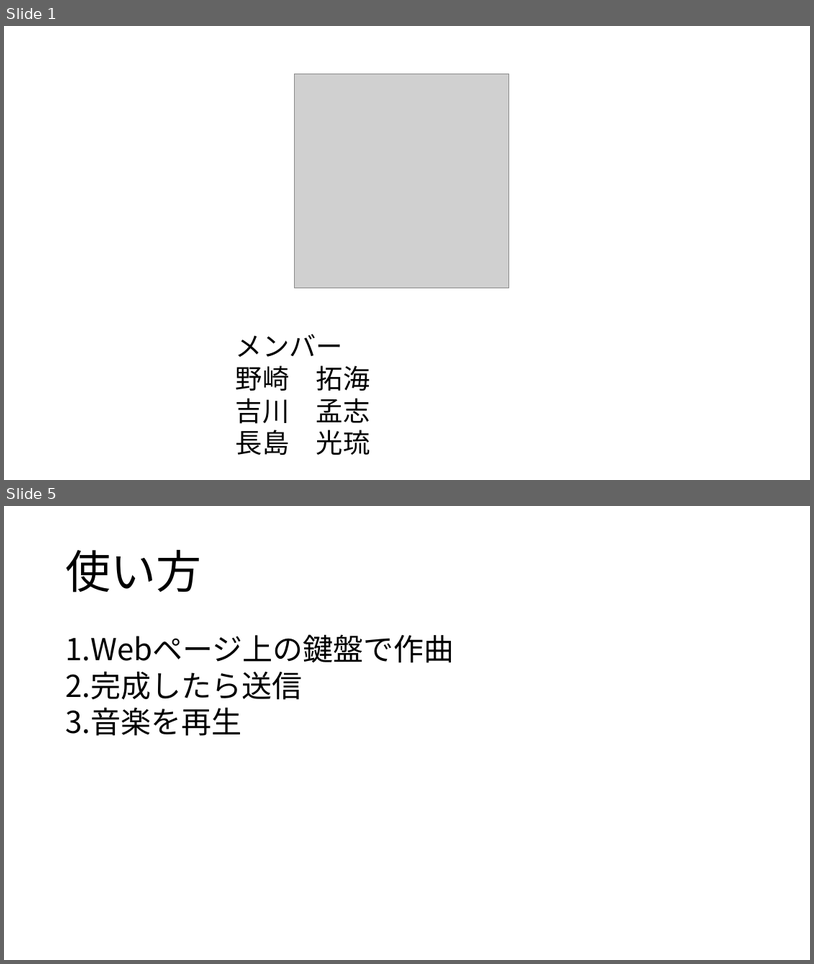
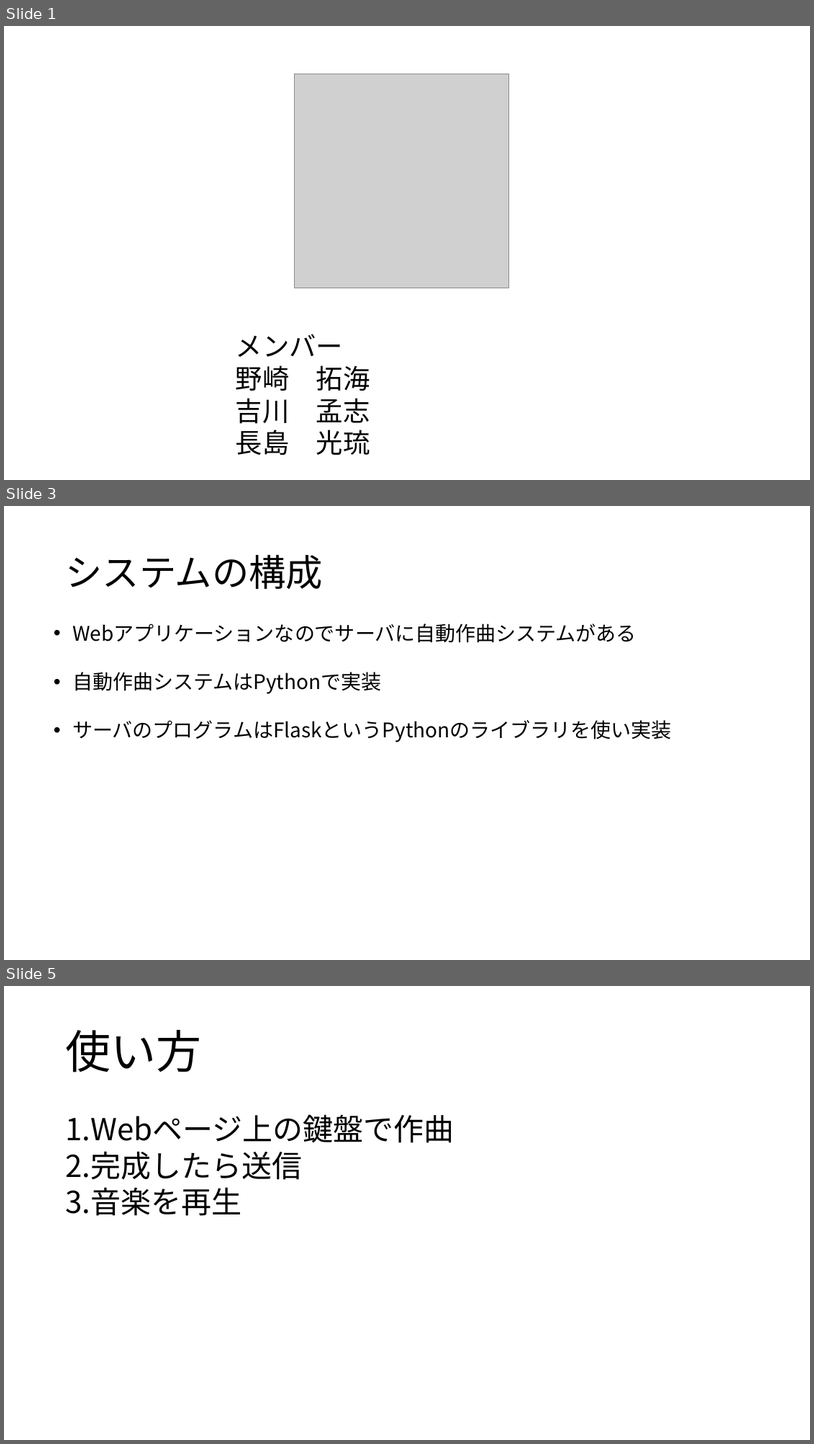
Before and after one commit to yoshitake266/bitComposer_prj, a slide deck: presentation/bit Composer.pptx. Shown one above the other, each under a label of ours: slides 1 and 5 before the commit, slides 1, 3 and 5 after it; the slides between them are not shown. The pictures are 814x964 and 814x1444 pixels, drawn with LibreOffice and Linux fonts; fonts in the diff are those of the drawing; grey boxes stand for pictures. Boxes give left, top, right and bottom in pixels: in the first picture for what was removed or moved away, otherwise in the second. Text is boxed around its words. In the diff, an @@ line names an element or a change of style, - is before the commit and + after.

```diff
--- a/presentation/bit Composer.pptx
+++ b/presentation/bit Composer.pptx
@@ slide 3 added at (4,506,810,960), background #FFFFFF @@
@@ title added at (65,555,323,589), 44 pt, text #000000 @@
+システムの構成
@@ text added at (72,623,672,742), 24 pt, text #000000 @@
+• Webアプリケーションなのでサーバに自動作曲システムがある
+• 自動作曲システムはPythonで実装
+• サーバのプログラムはFlaskというPythonのライブラリを使い実装
```
Also in this commit, not shown: 5 slides changed, 4 other slides added, 6 slides removed, 5 other files.
